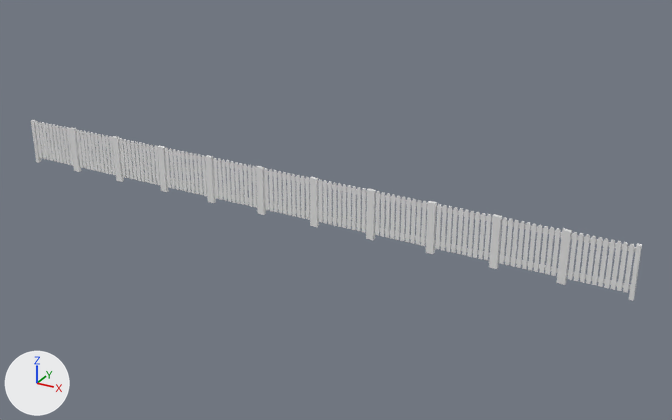
One commit to the Blender file Modelli/Staccionata/staccionata.blend: the scene before it, then after it.
One viewpoint serves both versions: a camera (50 mm lens) standing at (27.7, -88.4, 46.9) and looking at (-22.2, 2.3, 1.6). Lighting does not change. The marker at lower left points along +X, +Y and +Z.

The scene before the commit, as lines of its bpy script (objects in view):
```python
me_cube_003 = bpy.data.meshes.new('Cube.003')
me_cube_003.from_pydata(...)  # 152 vertices, 124 faces; spans x -1.1..1.1, y -5.0..1.4, z -5.3..19.8
me_cube_003.materials.append(mat_material)  # its picture is missing
ob_cube_003 = bpy.data.objects.new('Cube.003', me_cube_003)
ob_cube_003.location = (10.14, 0.13, 1.32)
ob_cube_003.scale = (-3.32, 0.0722, 0.248)
_m = ob_cube_003.modifiers.new('Array', 'ARRAY')
_m.count = 11
```
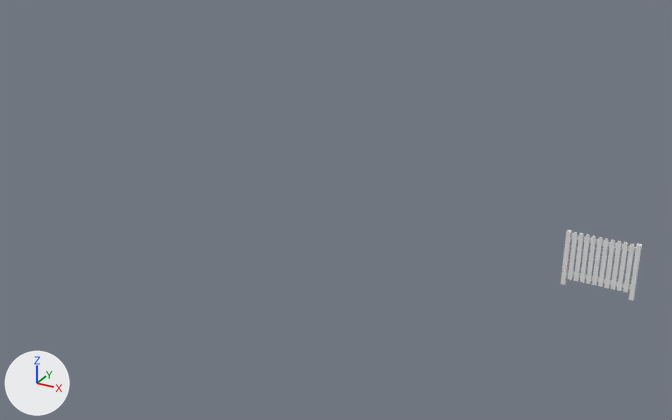
The newer file is also turned or shifted as a whole; pictures and numbers use the older file's frame.

The change, as a diff of the scene's bpy script:
```diff
--- a/Modelli/Staccionata/staccionata.blend.py
+++ b/Modelli/Staccionata/staccionata.blend.py
@@ ob_cube_003 @@
 ob_cube_003.scale = (-3.32, 0.0722, 0.248)
-_m = ob_cube_003.modifiers.new('Array', 'ARRAY')
-_m.count = 11
```

Where the change shows, as pixel boxes [x1, y1, x2, y2] in the pictures (672 x 420 px):
'Cube.003', modifiers changed (87% narrower, 60% shorter)
    before: [31, 120, 642, 301]
    after: [561, 230, 642, 301]
